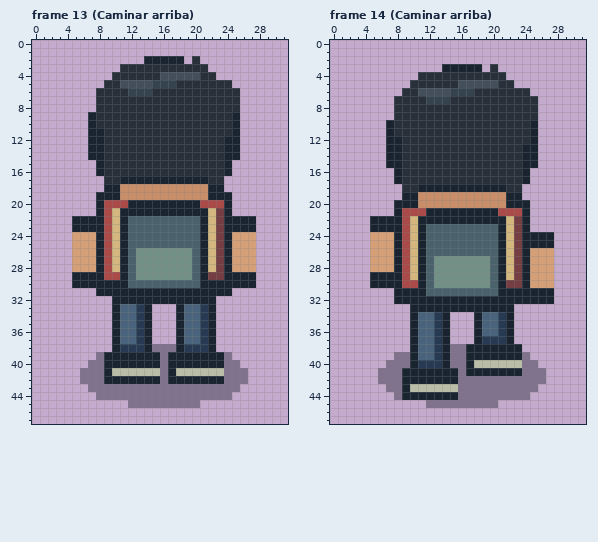
Pixel-art file: SourceAssets/Backfranz/Editables/yamil.ase. This is how it looked before the edit.
32x48 pixels, 16 frames. Colours within 5 levels of each other are drawn and written as one. Shown: frame 13 (Caminar arriba), frame 14 (Caminar arriba). The commit also changed other frames, which this record leaves out.
After:
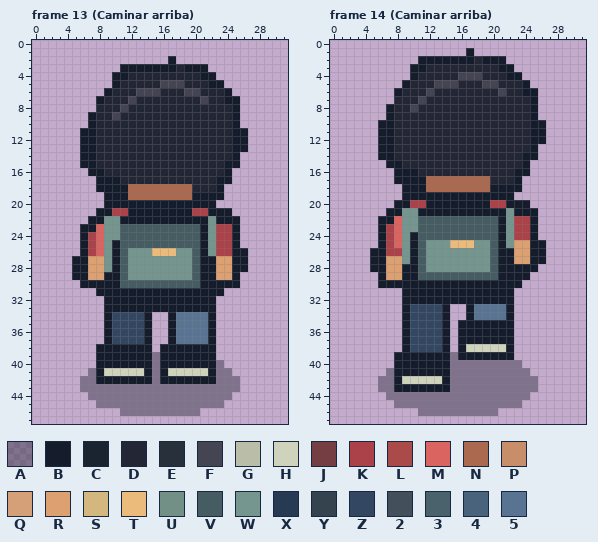
Palette (. is transparent): A #040c175a  B #151d2c  C #192430  D #232735  E #27303b  F #444453  G #babda8  H #d0d3bc  J #743e42  K #ab4249  L #aa4b49  M #da6460  N #ab694f  P #c88e69  Q #d5a078  R #dda071  S #d3b77f  T #ebbb7b  U #739087  V #445c62  W #75958f  X #263a54  Y #35434e  Z #344762  2 #43505b  3 #49626c  4 #49637c  5 #587492
What changed:
Changed rows in their new state; - is an unchanged pixel.
Frame 13 (Caminar arriba), layers "Detalles y luces", "Volumen y color", "Sombras":
first column x 5:
 2 ---------...B.-.-------
 3 ------BBBBBBBDBBB------
 4 -----BBDDDDDDDDDBB-----
 5 ----.BDDDDDFFFDDDBB.---
 6 ---.BDDDFFFDDDFFDDDB.--
 7 ---BDDDFDDDDDDDDFDDBB--
 8 ---DDDFDDDDDDDDDDDDDB--
 9 --BDDFDDDDDDDDDDDDDDB--
10 --BDDDDDDDDDDDDDDDDDB--
11 -BBDDDDDDDDDDDDDDDDDBB-
12 -BBDDDDDDDDDDDDDDDDDBB-
13 -BBDDDDDDDDDDDDDDDDDBB-
14 -BBDDDDDDDDDDDDDDDDDB--
15 -BBDDDDDDDDDDDDDDDDBB--
16 --BBDDDDDDDDDDDDDDDB---
17 ---BBBDDDDDDDDDDDDBB---
18 ---BBBBNNNNNNNNDDDB----
19 ---.BBBNNNNNNNNBBBB.---
20 ---.BBBBBBBBBBBBBB..---
21 ---BBKKBBBBBBBBKKBBB---
22 ..BBWWBBBBBBBBBBBWBBB..
23 .BBMWWVVVVVVVVVVBWKKB..
24 .BKMWWVVVVVVVVVVBWKKB..
25 .BKMWBVVVVVVVVVVBWKKB..
26 .BKMWBVWWWTTTWWVBWKKBB.
27 BBRRWBVWWWWWWWWVBBRRBB.
28 BBRRWBVWWWWWWWWVBBRRBB.
29 BBRRBBVWWWWWWWWVBBRRB..
30 .BBBBBVVVVVVVVVVBBBBB..
31 ---BBBBBBBBBBBBBBBB.---
32 ----BBBBBBBBBBBBBB-----
33 ----BBBBBBBBBBBBBB-----
34 ----BZZZZB--B5555B-----
35 ----BZZZZB--B5555B-----
36 ----BZZZZB--B5555B-----
37 ----BZZZZB--B5555B-----
38 ---BBBBBBB.BBBBBBB-----
39 ---BBBBBBBABBBBBBB..---
40 --.BBBBBBBABBBBBBBA..--
41 -.-BHHHHHBABHHHHHBA-..-
42 ---BBBBBBBABBBBBBBA--.-
43 -A---------------------
44 --A--------------------
45 ---AAAA---------AAA----
46 ------AAAAAAAAAA-------
Frame 14 (Caminar arriba), layers "Detalles y luces", "Volumen y color", "Sombras":
first column x 5:
 1 ------------B----------
 2 ------BBBBBBBDBBB------
 3 -----BBDDDDDDDDDBB-----
 4 -----BDDDDDFFFDDDBB----
 5 ----BDDDFFFDDDFFDDDB---
 6 ---BDDDFDDDDDDDDFDDBB--
 7 ---DDDFDDDDDDDDDDDDDB--
 8 --BDDFDDDDDDDDDDDDDDB--
 9 --BDDDDDDDDDDDDDDDDDB--
10 -BBDDDDDDDDDDDDDDDDDBB-
11 -BBDDDDDDDDDDDDDDDDDBB-
12 -BBDDDDDDDDDDDDDDDDDBB-
13 -BBDDDDDDDDDDDDDDDDDB--
14 -BBDDDDDDDDDDDDDDDDBB--
15 --BBDDDDDDDDDDDDDDDB.--
16 ---BBBDDDDDDDDDDDDBB---
17 ---BBBBNNNNNNNNDDDB.---
18 ----BBBNNNNNNNNBBBB----
19 ----BBBBBBBBBBBBBB.----
20 ---BBKKBBBBBBBBKKBBB---
21 --BBWWBBBBBBBBBBBWBBB--
22 .BBMWWVVVVVVVVVVBWKKB--
23 .BKMWWVVVVVVVVVVBWKKB--
24 .BKMWBVVVVVVVVVVBWKKB..
25 .BKMWBVWWWTTTWWVBWRRBB.
26 BBKKWBVWWWWWWWWVBBRRBB.
27 BBRRWBVWWWWWWWWVBBRRBB.
28 BBRRBBVWWWWWWWWVBBBBB..
29 .BRRBBVVVVVVVVVVBBBB...
30 .BBBBBBBBBBBBBBBBBB....
31 ---.BBBBBBBBBBBBBB.....
32 ---.BBBBBBBBBBBBBB.....
33 ----BZZZZB..B5555B-----
34 ----BZZZZB--B5555B-----
35 ----BZZZZB-BBBBBBB-----
36 ----BZZZZB-BBBBBBB-----
37 ----BZZZZB-BBBBBBB-----
38 ----BZZZZB.BHHHHHB.----
39 ---BBBBBBB-BBBBBBB..---
40 --.BBBBBBB--AAAAAAA..--
41 -.-BBBBBBBA-AAAAAAA-..-
42 ---BHHHHHBA----------.-
43 -A-BBBBBBBA------------
44 --A-AAAAAAA------------
45 ---AAAA---------AAA----
46 ------AAAAAAAAAA-------
Boxes around the changes in both pictures, in picture pixels (x1, y1, x2, y2):
changed: (72, 56, 256, 416)
changed: (370, 48, 554, 416)
